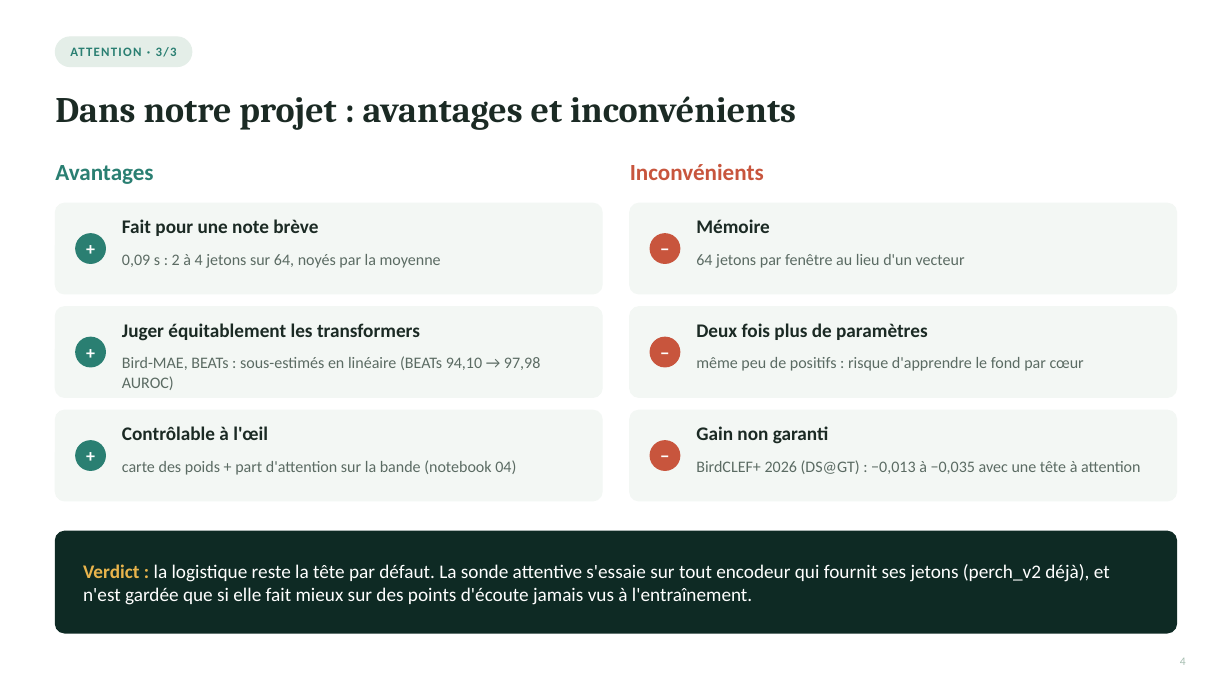
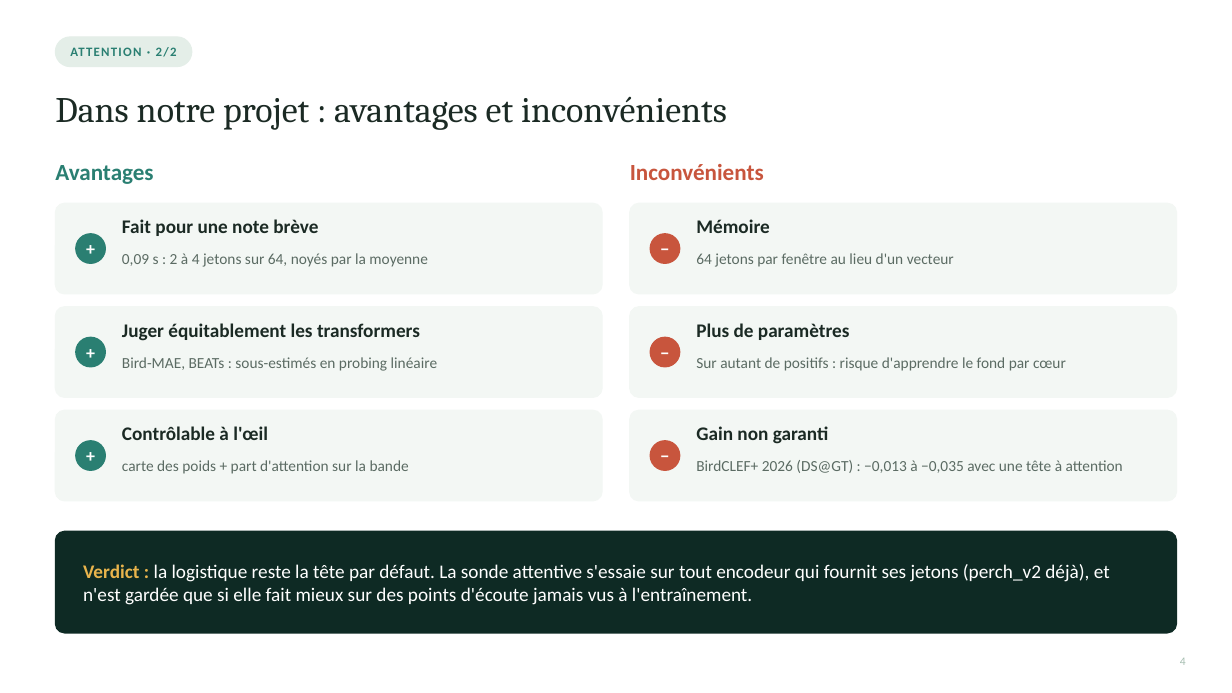
Before and after one commit to Rumble-Paw-Patrol/Grenouille, a slide deck: slide 3 of documentation/prez/presentation_suivi_2.pptx (slide 4 before the commit). Drawn at 1232x693 pixels with LibreOffice and Linux fonts; fonts in the diff are those of the drawing. Boxes give left, top, right and bottom in pixels: in the first picture for what was removed or moved away, otherwise in the second. Text is boxed around its words. In the diff, an @@ line names an element or a change of style, - is before the commit and + after.

```diff
--- a/documentation/prez/presentation_suivi_2.pptx
+++ b/documentation/prez/presentation_suivi_2.pptx
@@ text at <box>156,47,177,57</box>: text changed @@
-ATTENTION · 3/3
+ATTENTION · 2/2
@@ text "Dans notre projet : avantages ..." at <box>55,97,727,130</box>: bold off @@
@@ text at <box>696,323,850,340</box>: text changed @@
-Deux fois plus de paramètres
+Plus de paramètres
@@ text at <box>122,357,437,371</box>: text changed; size 12.5 to 12 pt @@
-Bird-MAE, BEATs : sous-estimés en linéaire (BEATs 94,10 → 97,98 AUROC)
+Bird-MAE, BEATs : sous-estimés en probing linéaire
@@ text at <box>696,357,1066,371</box>: text changed; size 12.5 to 12 pt @@
-même peu de positifs : risque d'apprendre le fond par cœur
+Sur autant de positifs : risque d'apprendre le fond par cœur
@@ text at <box>122,460,409,474</box>: text changed; size 12.5 to 12 pt @@
-carte des poids + part d'attention sur la bande (notebook 04)
+carte des poids + part d'attention sur la bande
@@ size 12.5 to 12 pt in 3 elements at <box>122,253,428,267</box>, <box>696,253,954,267</box>, <box>696,460,1123,473</box> @@
```
Also in this commit, not shown: 9 other slides changed, 1 slide added, 5 slides removed, 2 other files.
